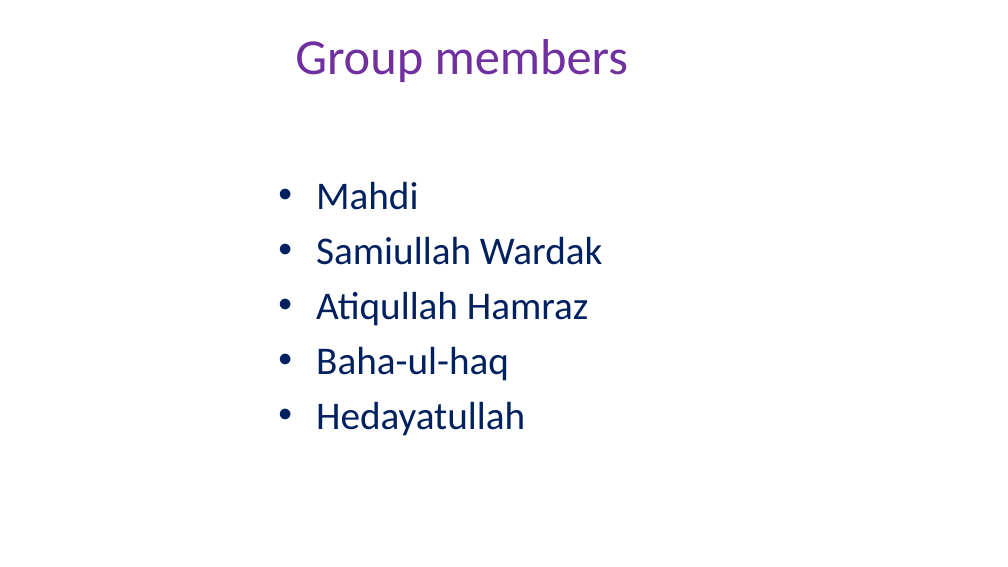
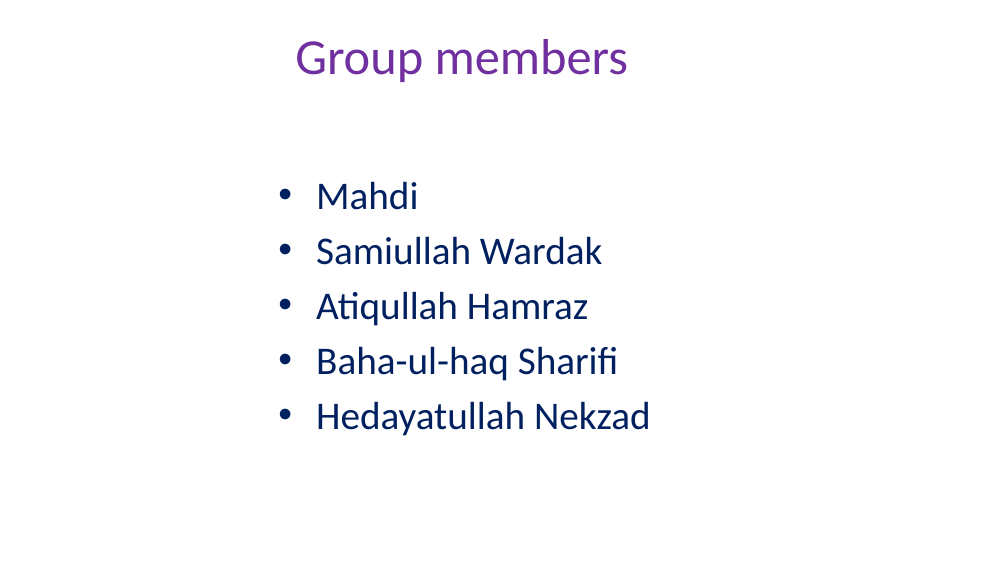
Before and after one commit to Hero-Team/active-drictory-installation-and-configuration-on-windows-server, a slide deck: slide 2 of active.pptx. Drawn at 1008x567 pixels with LibreOffice and Linux fonts; fonts in the diff are those of the drawing; background and template pictures are left out. Boxes give left, top, right and bottom in pixels: in the first picture for what was removed or moved away, otherwise in the second. Text is boxed around its words. In the diff, an @@ line names an element or a change of style, - is before the commit and + after.

Commit message:
Some last names modified in the second slide

```diff
--- a/active.pptx
+++ b/active.pptx
@@ text at <box>316,346,651,436</box>: text changed @@
-• Baha-ul-haq
-• Hedayatullah
+• Baha-ul-haq Sharifi
+• Hedayatullah Nekzad
```
